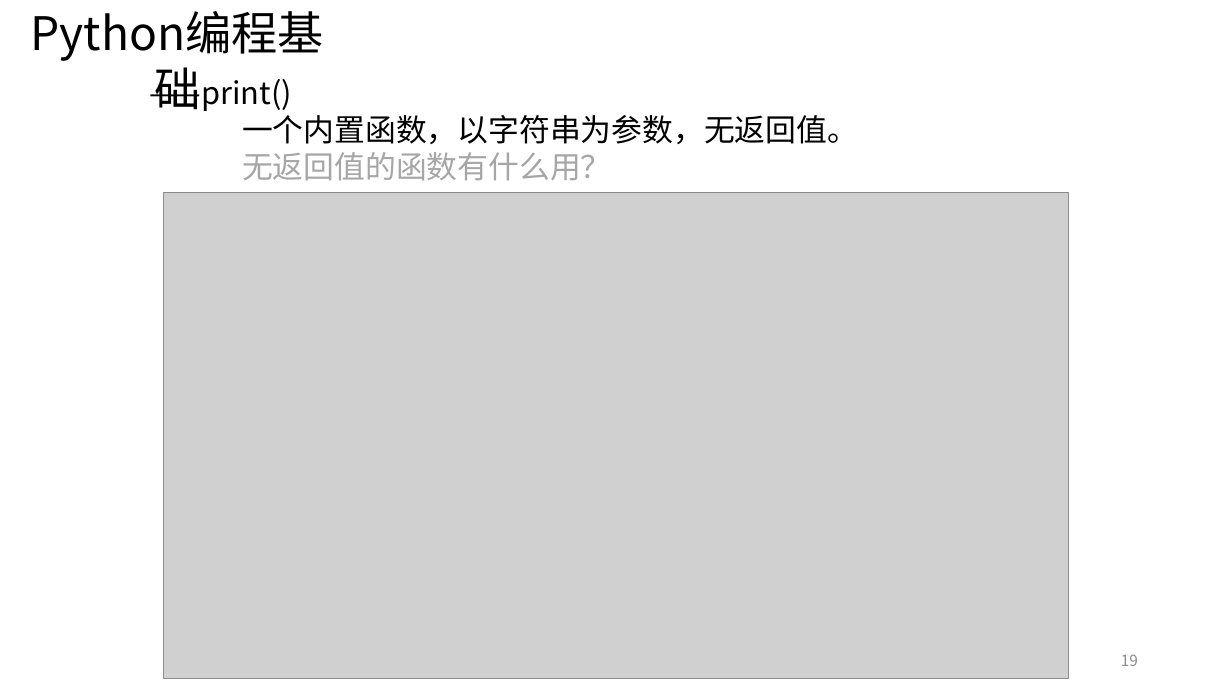
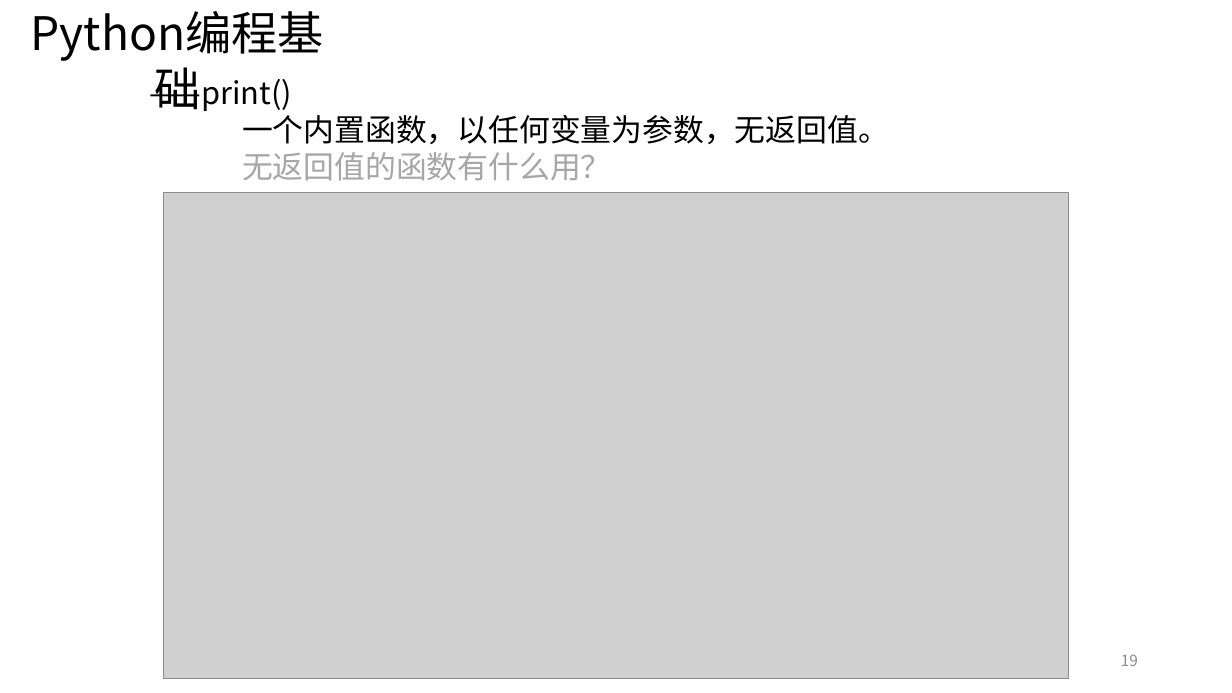
Before and after one commit to KotomiM/introduction-to-computation-matirals, a slide deck: slide 19 of coursewares/2021.9.30上机.pptx. Drawn at 1232x693 pixels with LibreOffice and Linux fonts; fonts in the diff are those of the drawing; grey boxes stand for pictures. Boxes give left, top, right and bottom in pixels: in the first picture for what was removed or moved away, otherwise in the second. Text is boxed around its words. In the diff, an @@ line names an element or a change of style, - is before the commit and + after.

```diff
--- a/coursewares/2021.9.30上机.pptx
+++ b/coursewares/2021.9.30上机.pptx
@@ text at [242, 115, 889, 144]: text changed @@
-一个内置函数，以字符串为参数，无返回值。
+一个内置函数，以任何变量为参数，无返回值。
```
Also in this commit, not shown: 1 other slide changed.
